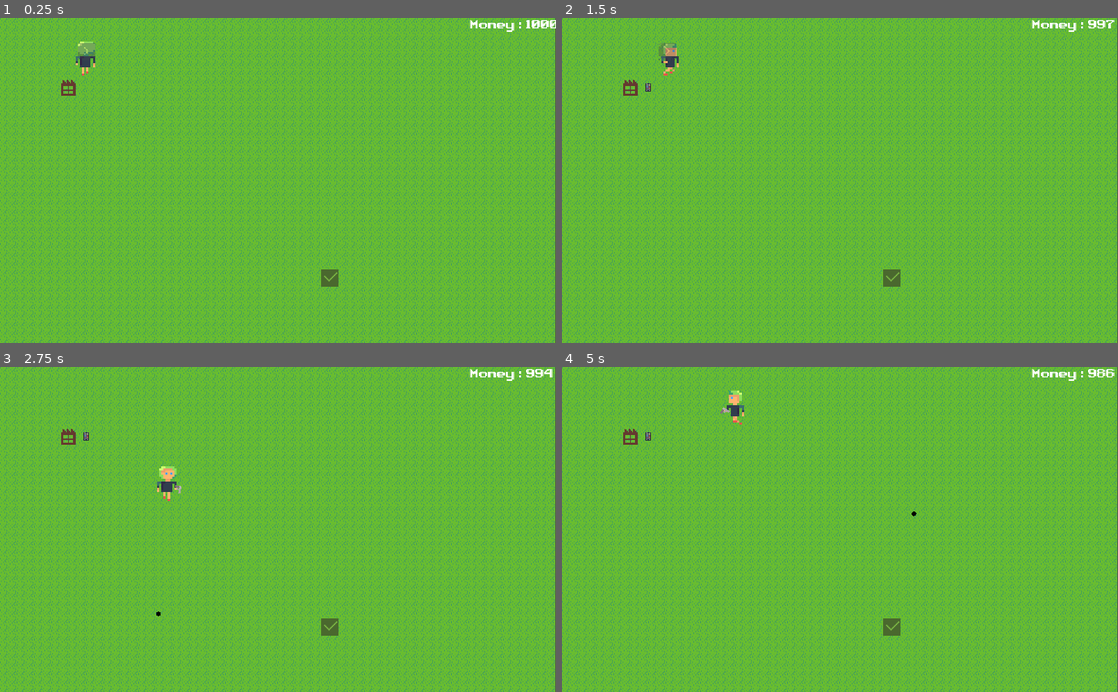
Above: before the commit, frames 1-4 (two rows, left to right).
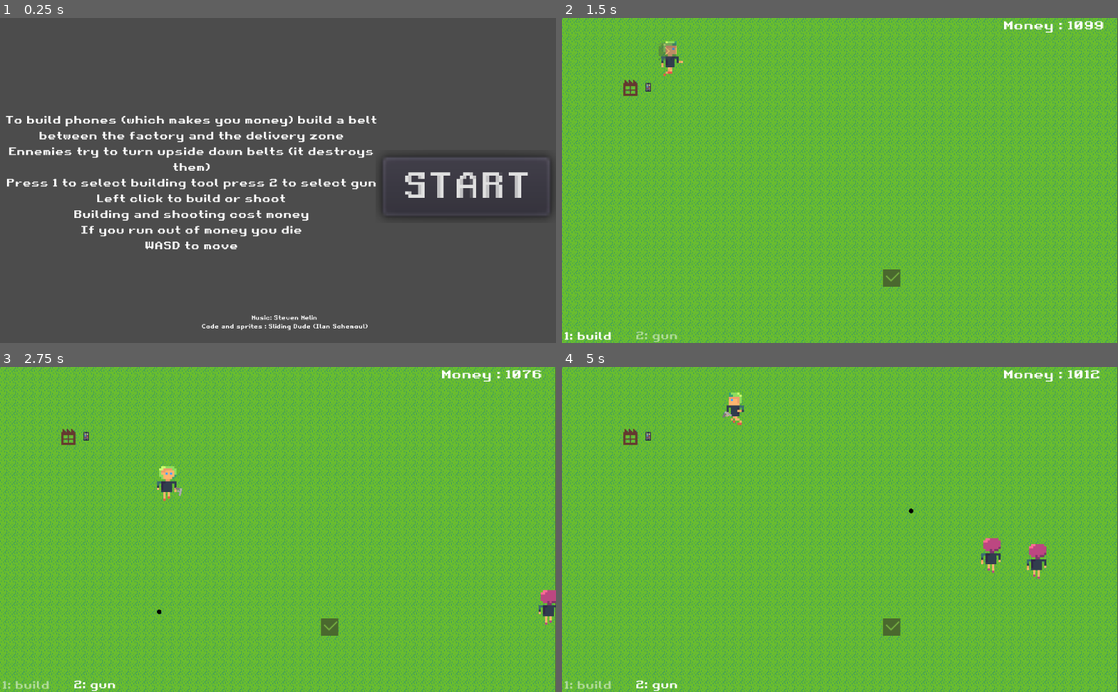
Above: after the commit, the same moments.

Repository: ilan-schemoul/factory
Game: Godot game, scene res://scenes/Menu.tscn
Two runs of this game, one before a commit and one after it. Both use one fixed random seed, a clock stepped at 60 frames per second and the inputs below. Before the commit the project starts from res://scenes/World.tscn.
Inputs (mouse positions are in pixels of both pictures, inside the frame that each line leads up to):
- Up to frame 1 (0.25 s): no input
- Up to frame 2 (1.5 s): click (1029, 187) at 0.5 s, where only the run after the commit has a clickable "START"; move the mouse to (962, 164) at 1.27 s; hold D (move_right) from 1.28 s (still down); hold 1 (1) from 1.28 s (still down)
- Up to frame 3 (2.75 s): tap 2 (2) at 1.55, 2.1 s; move the mouse to (166, 545) at 2.02 s; release D (move_right) at 2.03 s; release 1 (1) at 2.03 s; hold S (move_down) from 2.03 s (still down); click (166, 545) at 2.3 s
- Up to frame 4 (5 s): move the mouse to (895, 458) at 2.77 s; release S (move_down) at 2.78 s; press the mouse at (895, 458) at 2.78 s; hold D (move_right) 2.78-3.53 s; tap 1 (1) at 3.05, 3.6 s; move the mouse to (812, 594) at 3.52 s; release the mouse at (812, 594) at 3.53 s; hold W (move_up) 3.53-4.28 s; tap 2 (2) at 3.8 s; move the mouse to (1006, 578) at 4.27 s; hold A (move_left) from 4.28 s (still down); hold 2 (2) from 4.28 s (still down); click (1006, 578) at 4.55 s

The runs differ from the first frame. In frame 1, 100% of the frame differs, in the area x 0-100%, y 0-100%; in frame 2, 0.7%; in frame 3, 0.9%; in frame 4, 1.3%.

Commit message:
win menu

Diff:
--- a/project.godot
+++ b/project.godot
@@ -11,7 +11,7 @@
 [application]
 
 config/name="Factory Must Stay Orderly"
-run/main_scene="res://scenes/World.tscn"
+run/main_scene="res://scenes/Menu.tscn"
 config/icon="res://icon.png"
 
 [autoload]
@@ -20,7 +20,7 @@
 
 [display]
 
-window/stretch/mode="2d"
+window/stretch/mode="viewport"
 window/stretch/aspect="keep"
 
 [input]
--- a/scenes/Belt.gd
+++ b/scenes/Belt.gd
@@ -5,8 +5,6 @@
 func turn_around():
     if not $Sprite.playing:
         $Sprite.play("turn")
-        yield(get_tree().create_timer(1.0), "timeout")
-        queue_free()
         var phones = get_parent().get_tree().get_nodes_in_group("phones")
         for phone in phones:
             if phone.position.x == position.x and phone.position.y == position.y:
--- a/scenes/Character.tscn
+++ b/scenes/Character.tscn
@@ -7,13 +7,13 @@
 resource_name = "RESET"
 loop = true
 tracks/0/type = "value"
-tracks/0/path = NodePath("Weapon:position")
-tracks/0/interp = 1
-tracks/0/loop_wrap = true
-tracks/0/imported = false
-tracks/0/enabled = true
-tracks/0/keys = {
-"times": PoolRealArray( 0.6 ),
+tracks/0/path = NodePath("Character/Weapon:position")
+tracks/0/interp = 1
+tracks/0/loop_wrap = true
+tracks/0/imported = false
+tracks/0/enabled = true
+tracks/0/keys = {
+"times": PoolRealArray( 0 ),
 "transitions": PoolRealArray( 1 ),
 "update": 0,
 "values": [ Vector2( 15, 16 ) ]
@@ -29,6 +29,18 @@
 "transitions": PoolRealArray( 1 ),
 "update": 0,
 "values": [ Vector2( 0, 0 ) ]
+}
+tracks/2/type = "value"
+tracks/2/path = NodePath("Character/Sprite:frame")
+tracks/2/interp = 1
+tracks/2/loop_wrap = true
+tracks/2/imported = false
+tracks/2/enabled = true
+tracks/2/keys = {
+"times": PoolRealArray( 0, 0.5 ),
+"transitions": PoolRealArray( 1, 1 ),
+"update": 1,
+"values": [ 0, 1 ]
 }
 
 [sub_resource type="Animation" id=18]
@@ -171,6 +183,7 @@
 
 [node name="Animation" type="AnimationPlayer" parent="."]
 root_node = NodePath("../..")
+playback_speed = 3.0
 anims/RESET = SubResource( 13 )
 anims/running_down = SubResource( 18 )
 anims/running_left = SubResource( 16 )
@@ -181,11 +194,10 @@
 scale = Vector2( 4, 4 )
 texture = ExtResource( 2 )
 hframes = 10
-frame = 6
 
 [node name="Weapon" type="Node2D" parent="."]
 visible = false
-position = Vector2( 17, 15 )
+position = Vector2( 15, 16 )
 
 [node name="Sprite" type="Sprite" parent="Weapon"]
 position = Vector2( -1, 0 )
--- a/scenes/Ennemy.gd
+++ b/scenes/Ennemy.gd
@@ -42,3 +42,6 @@
 func _on_DestroyRadius_body_entered(body):
     if is_instance_valid(body) and body.is_in_group("objects_built_by_player"):
         body.turn_around()
+        yield(get_tree().create_timer(0.8), "timeout")
+        if is_instance_valid(body):
+            body.queue_free()
--- a/scenes/Ennemy.tscn
+++ b/scenes/Ennemy.tscn
@@ -4,10 +4,10 @@
 [ext_resource path="res://scenes/Character.tscn" type="PackedScene" id=3]
 
 [sub_resource type="RectangleShape2D" id=1]
-extents = Vector2( 31.5, 41 )
+extents = Vector2( 31.7501, 22.5 )
 
 [sub_resource type="RectangleShape2D" id=3]
-extents = Vector2( 60, 40 )
+extents = Vector2( 44.157, 42.0493 )
 
 [node name="Ennemy" type="KinematicBody2D" groups=["ennemy"]]
 script = ExtResource( 2 )
@@ -15,6 +15,7 @@
 [node name="Character" parent="." instance=ExtResource( 3 )]
 
 [node name="CollisionShape2D" type="CollisionShape2D" parent="."]
+position = Vector2( -2.5002, 0.250079 )
 rotation = 1.57079
 shape = SubResource( 1 )
 
@@ -23,7 +24,7 @@
 scale = Vector2( 0.786964, 0.873974 )
 
 [node name="CollisionShape2D" type="CollisionShape2D" parent="DestroyRadius"]
-position = Vector2( 4, 0 )
+position = Vector2( 4.1298, 1.43025 )
 shape = SubResource( 3 )
 
 [connection signal="body_entered" from="DestroyRadius" to="." method="_on_DestroyRadius_body_entered"]
--- a/scenes/Menu.tscn
+++ b/scenes/Menu.tscn
@@ -1,7 +1,8 @@
-[gd_scene load_steps=7 format=2]
+[gd_scene load_steps=8 format=2]
 
 [ext_resource path="res://art/Retro Gaming.ttf" type="DynamicFontData" id=1]
 [ext_resource path="res://scenes/Menu.gd" type="Script" id=2]
+[ext_resource path="res://art/LOOP_Trouble Afoot.wav" type="AudioStream" id=3]
 
 [sub_resource type="DynamicFont" id=1]
 size = 20
@@ -29,15 +30,17 @@
 alignment = 1
 
 [node name="Label" type="Label" parent="VBoxContainer2"]
-margin_top = 204.0
+margin_top = 175.0
 margin_right = 704.0
-margin_bottom = 404.0
+margin_bottom = 433.0
 custom_fonts/font = SubResource( 1 )
-text = "To build phones (which makes you money) build a belt between the rock and the delivery zone
+text = "To build phones (which makes you money) build a belt between the factory and the delivery zone
 Ennemies try to turn upside down belts (it destroys them)
-If there is no belt ennemies try to kill you
+Press 1 to select building tool press 2 to select gun
 Left click to build or shoot
-Building and shooting cost money"
+Building and shooting cost money
+If you run out of money you die
+WASD to move"
 align = 1
 valign = 1
 autowrap = true
@@ -75,4 +78,9 @@
 custom_fonts/font = SubResource( 3 )
 text = "START"
 
+[node name="AudioStreamPlayer" type="AudioStreamPlayer" parent="."]
+stream = ExtResource( 3 )
+volume_db = -6.118
+autoplay = true
+
 [connection signal="pressed" from="VBoxContainer/Button" to="." method="start"]
--- a/scenes/Player.gd
+++ b/scenes/Player.gd
@@ -38,12 +38,14 @@
     else:
         $Character.get_node("Animation").play("RESET")
     if Input.is_action_pressed("1"):
-        emit_signal("player_mode", "building")
+        get_parent().get_node("BuildLabel").modulate.a = 1
+        get_parent().get_node("GunLabel").modulate.a = 0.5
         mode = "building"
         $ObjectHover.visible = true
         $Character.get_node("Weapon").visible = false
     if Input.is_action_pressed("2"):
-        emit_signal("player_mode", "shooting")
+        get_parent().get_node("BuildLabel").modulate.a = 0.5
+        get_parent().get_node("GunLabel").modulate.a = 1
         mode = "shooting"
         $ObjectHover.visible = false
         $Character.get_node("Weapon").visible = true
--- a/scenes/World.gd
+++ b/scenes/World.gd
@@ -1,6 +1,7 @@
 extends Node2D
 
-var disable_waves = true
+onready var started_at = OS.get_ticks_msec()
+var disable_waves = false
 var waves = [{
         number_of_ennemies = 2,
         start_at = 2000,
@@ -8,21 +9,45 @@
         done = false
     },
     {
-        number_of_ennemies = 1,
+        number_of_ennemies = 3,
         speed = 100,
-        start_at = 4000,
-        done = false
-    },
-    {
-        number_of_ennemies = 1,
-        speed = 110,
-        start_at = 10000,
-        done = false
-    },
-    {
-        number_of_ennemies = 1,
+        start_at = 5000,
+        done = false
+    },
+    {
+        number_of_ennemies = 3,
         speed = 120,
-        start_at = 15000,
+        start_at = 12000,
+        done = false
+    },
+    {
+        number_of_ennemies = 3,
+        speed = 140,
+        start_at = 19000,
+        done = false
+    },
+    {
+        number_of_ennemies = 4,
+        speed = 140,
+        start_at = 25000,
+        done = false
+    },
+    {
+        number_of_ennemies = 5,
+        speed = 130,
+        start_at = 34000,
+        done = false
+    },
+    {
+        number_of_ennemies = 5,
+        speed = 130,
+        start_at = 43000,
+        done = false
+    },
+    {
+        number_of_ennemies = 5,
+        speed = 140,
+        start_at = 58000,
         done = false
     },
 ]
@@ -41,7 +66,8 @@
 onready var Phone = preload("res://scenes/Phone.tscn")
 
 onready var spawns = [EnnemySpawn1, EnnemySpawn2, EnnemySpawn3]
-var money = 1000
+export var price_of_phone = 90
+export var money = 1100
 var number_of_groups_of_objects = 0
 var last_object_of_assembly_line = [$Factory]
 var connected_assembly_line = [false]
@@ -89,12 +115,23 @@
 func _process(delta):
     $Euro.text = "Money : " + String(money)
 
+    var done = true
+    for wave in waves:
+        if not wave.done:
+            done = false
+    if done and len(get_tree().get_nodes_in_group("ennemies")) == 0:
+        $UI.get_node("won").visible = true
+        $UI.get_node("won").text = "You won with " + str(money) + " euros"
+        $UI.get_node("play_again").visible = true
+        get_tree().paused = true
+
     if not disable_waves:
         for wave in waves:
-            if not wave.done and OS.get_ticks_msec() > wave.start_at:
+            if not wave.done and OS.get_ticks_msec() - started_at > wave.start_at:
                 for i in range(wave.number_of_ennemies):
                     var ennemy_spawn_location = spawns[rng.randi_range(0, 2)].global_position
                     var new_ennemy = Ennemy.instance()
+                    new_ennemy.add_to_group("ennemies")
                     new_ennemy.run_speed = wave.speed
                     new_ennemy.connect("destroy", self, "objects_is_destroyed")
                     new_ennemy.global_position = ennemy_spawn_location
@@ -113,10 +150,10 @@
         var b = Bullet.instance()
         add_child(b)
         b.transform = transform
-        money -= 1
+        money -= 20
 
 func play_again():
-    get_tree().paused = true
+    get_tree().paused = false
     get_tree().reload_current_scene()
 
 func get_group(object):
@@ -204,14 +241,15 @@
     money -= len(get_tree().get_nodes_in_group("objects")) - 1
     if money <= 0:
         get_tree().paused = true
-        $game_over.visible = true
+        $UI.get_node("game_over").visible = true
+        $UI.get_node("play_again").visible = true
 
 func move_phone(phone, belt):
     if phone.position.x <= belt.position.x:
         phone.position = belt.position
 
 func phone_delivered():
-    money += 100
+    money += price_of_phone
 
 var possible_next_belts = []
 
--- a/scenes/World.tscn
+++ b/scenes/World.tscn
@@ -39,6 +39,10 @@
 size = 32
 font_data = ExtResource( 3 )
 
+[sub_resource type="DynamicFont" id=6]
+size = 20
+font_data = ExtResource( 3 )
+
 [node name="World" type="Node2D"]
 script = ExtResource( 1 )
 
@@ -53,10 +57,10 @@
 speed = 200
 
 [node name="Euro" type="Label" parent="."]
-margin_left = 864.0
-margin_top = -2.0
-margin_right = 976.0
-margin_bottom = 24.0
+margin_left = 813.0
+margin_top = -1.0
+margin_right = 925.0
+margin_bottom = 25.0
 rect_scale = Vector2( 1.16782, 1.11364 )
 custom_fonts/font = SubResource( 1 )
 text = "10 EUROS"
@@ -98,19 +102,21 @@
 [node name="Sound" type="AudioStreamPlayer2D" parent="."]
 
 [node name="Music" type="AudioStreamPlayer" parent="."]
+pause_mode = 2
 stream = ExtResource( 7 )
 volume_db = -6.118
 autoplay = true
 
 [node name="PhoneTimer" type="Timer" parent="."]
-wait_time = 0.3
+wait_time = 0.25
 autostart = true
 
-[node name="game_over" type="Node2D" parent="."]
+[node name="UI" type="Node2D" parent="."]
 pause_mode = 2
+z_index = 10
+
+[node name="game_over" type="Label" parent="UI"]
 visible = false
-
-[node name="Label" type="Label" parent="game_over"]
 margin_left = 414.0
 margin_top = 240.0
 margin_right = 616.0
@@ -120,8 +126,9 @@
 align = 1
 valign = 1
 
-[node name="Button" type="Button" parent="game_over"]
+[node name="play_again" type="Button" parent="UI"]
 pause_mode = 2
+visible = false
 margin_left = 410.0
 margin_top = 296.0
 margin_right = 633.0
@@ -129,8 +136,36 @@
 custom_fonts/font = SubResource( 5 )
 text = "Play Again"
 
+[node name="won" type="Label" parent="UI"]
+visible = false
+margin_left = 284.0
+margin_top = 246.0
+margin_right = 759.0
+margin_bottom = 287.0
+custom_fonts/font = SubResource( 4 )
+text = "You won with 1000 euros"
+align = 1
+valign = 1
+
+[node name="BuildLabel" type="Label" parent="."]
+margin_left = 4.0
+margin_top = 574.0
+margin_right = 140.0
+margin_bottom = 600.0
+custom_fonts/font = SubResource( 6 )
+text = "1: build"
+
+[node name="GunLabel" type="Label" parent="."]
+modulate = Color( 1, 1, 1, 0.501961 )
+margin_left = 136.0
+margin_top = 573.0
+margin_right = 272.0
+margin_bottom = 599.0
+custom_fonts/font = SubResource( 6 )
+text = "2: gun"
+
 [connection signal="build_object" from="Player" to="." method="player_builds_object"]
 [connection signal="shoot" from="Player" to="." method="shoot"]
 [connection signal="timeout" from="EarnMoneyTimer" to="." method="check_earnings"]
 [connection signal="timeout" from="PhoneTimer" to="." method="phones_update"]
-[connection signal="pressed" from="game_over/Button" to="." method="play_again"]
+[connection signal="pressed" from="UI/play_again" to="." method="play_again"]
Not shown, changed: art/LOOP_Trouble Afoot.wav.import
Not shown: 1 places in scenes/World.tscn that only renumber resources
